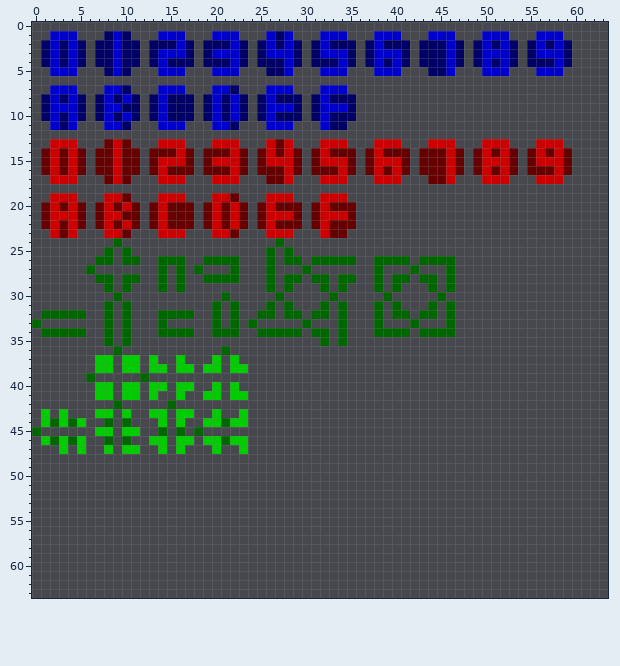
Pixel-art sprite, stored at assets/tileset.png. Above: the version before the commit.
The file is 64x64 pixels.
Once edited:
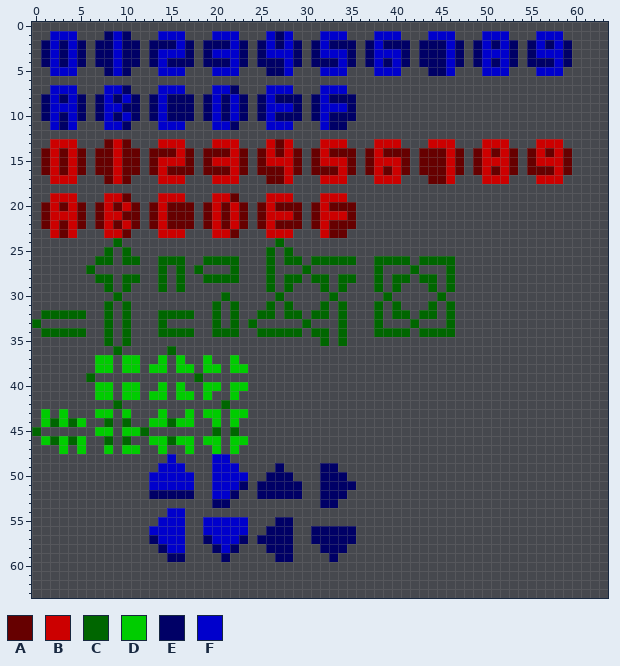
Palette (. is transparent): A #660000  B #cc0000  C #006600  D #00cc00  E #000066  F #0000cc
Difference:
@@ x 10..37 @@
 35 C.....................C.C...
-36 ...........C................
-37 DD.D..D...D.D...............
+36 .....C......................
+37 DD..D.D..D..D...............
 38 DD.DD.DD.DD.DD..............
-39 ..C.........................
-40 DD.DD.DD..D.D...............
-41 DD.D..D..DD.DD..............
-42 .....C......................
-43 D..DD.DD..D..D..............
-44 C...D.D..DDCDD..............
-45 DD..C.C.C...................
-46 C..DD.DD.DDCDD..............
-47 DD..D.D...D..D..............
-48 ............................
-49 ............................
-50 ............................
-51 ............................
-52 ............................
-53 ............................
-54 ............................
-55 ............................
-56 ............................
-57 ............................
-58 ............................
-59 ............................
+39 ........C...................
+40 DD..D.D..DD.DD..............
+41 DD.DD.DD.D..D...............
+42 ...........C................
+43 D...D..D.DD.DD..............
+44 C..DDCDD..D.D...............
+45 DDC.......C.C...............
+46 C..DDCDD.DD.DD..............
+47 DD..D..D..D.D...............
+48 .....F....FF................
+49 ....FFF...FFF....E....EE....
+50 ...FFFFF..FFFF..EEE...EEE...
+51 ...FFFFF..FFFE.EEEEE..EEEE..
+52 ...EEEEE..FFE..EEEEE..EEE...
+53 ..........EE..........EE....
+54 .....FF.....................
+55 ....FFF..FFFFF...EE.........
+56 ...FFFF..FFFFF..EEE..EEEEE..
+57 ...EFFF..EFFFE.EEEE..EEEEE..
+58 ....EFF...EFE...EEE...EEE...
+59 .....EE....E.....EE....E....
 60 ............................
Where, in picture pixels (left, top, right, bottom), the same in both pictures:
changed: (140, 346, 356, 562)
